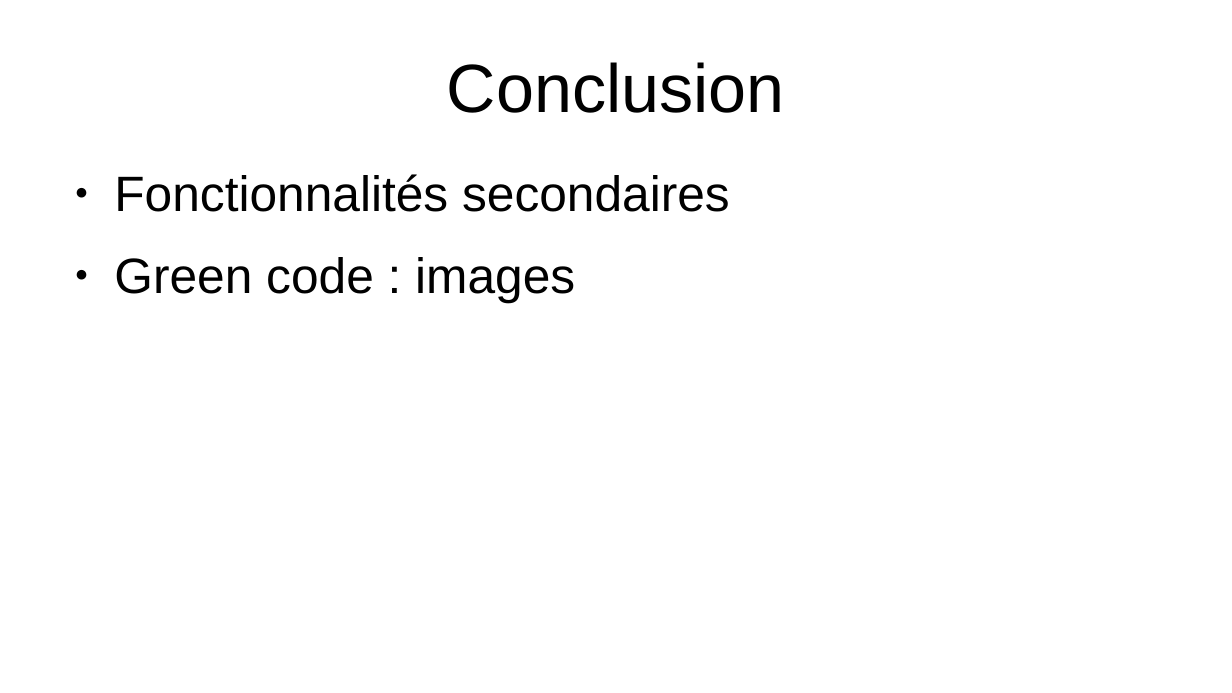
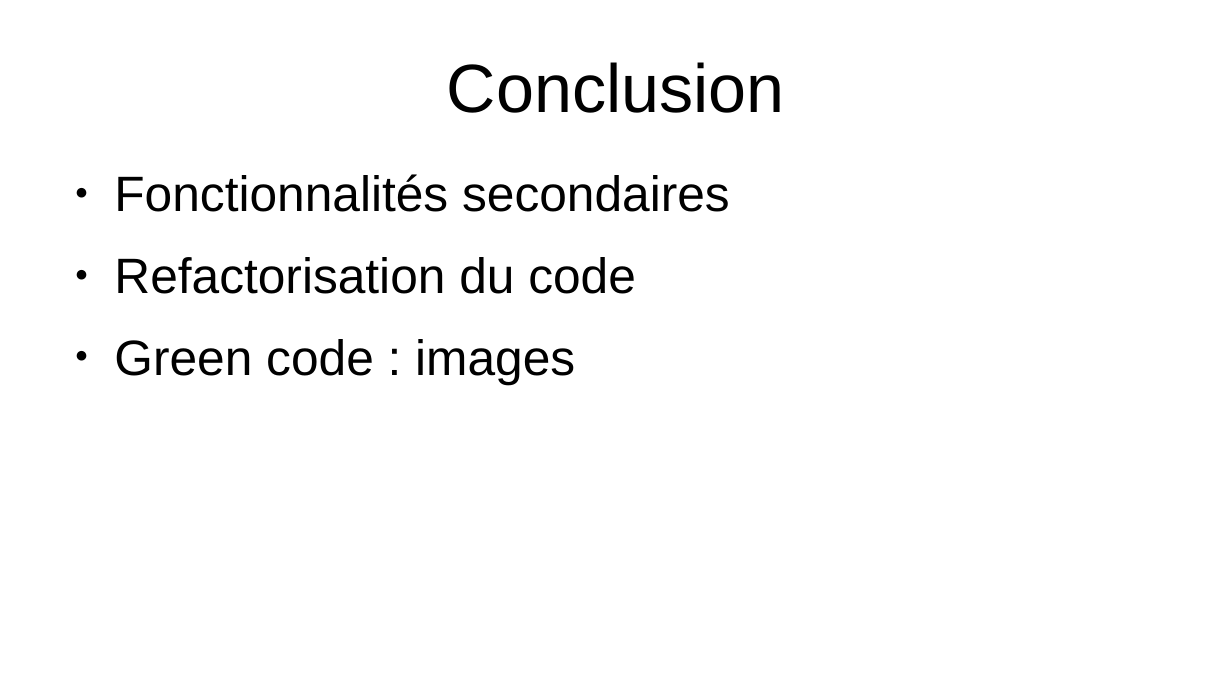
Before and after one commit to EmmaBroudic/Projet-Nooky, a slide deck: slide 65 of doc/Nooky.odp (slide 64 before the commit). Drawn at 1232x693 pixels with LibreOffice and Linux fonts; fonts in the diff are those of the drawing. Boxes give left, top, right and bottom in pixels: in the first picture for what was removed or moved away, otherwise in the second. Text is boxed around its words. In the diff, an @@ line names an element or a change of style, - is before the commit and + after.

```diff
--- a/doc/Nooky.odp
+++ b/doc/Nooky.odp
@@ text at (114, 257, 636, 294): paragraph added @@
+● Refactorisation du code
```
Also in this commit, not shown: 9 other slides changed, 3 slides added, 3 slides removed, 6 other files.
